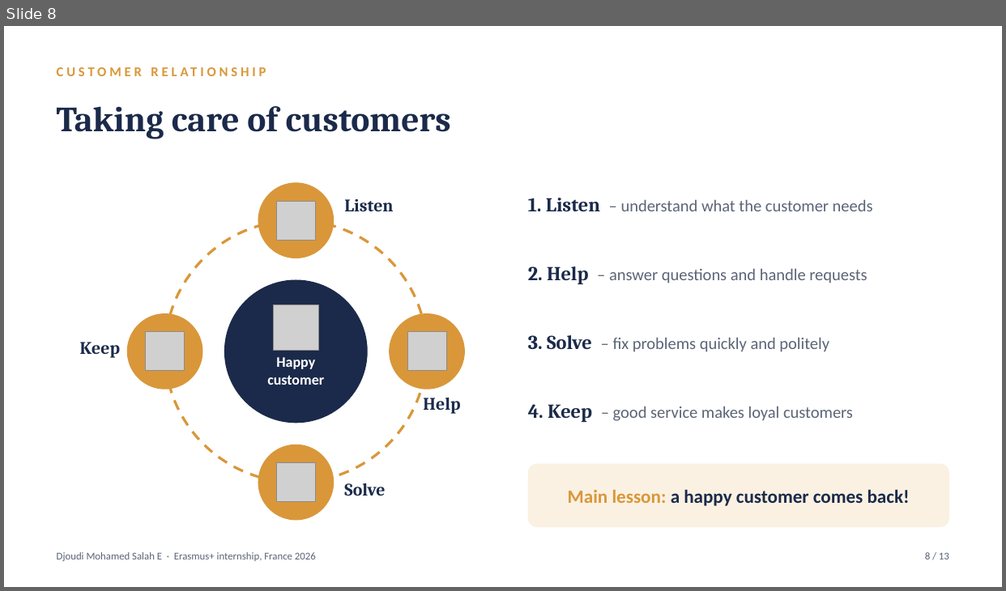
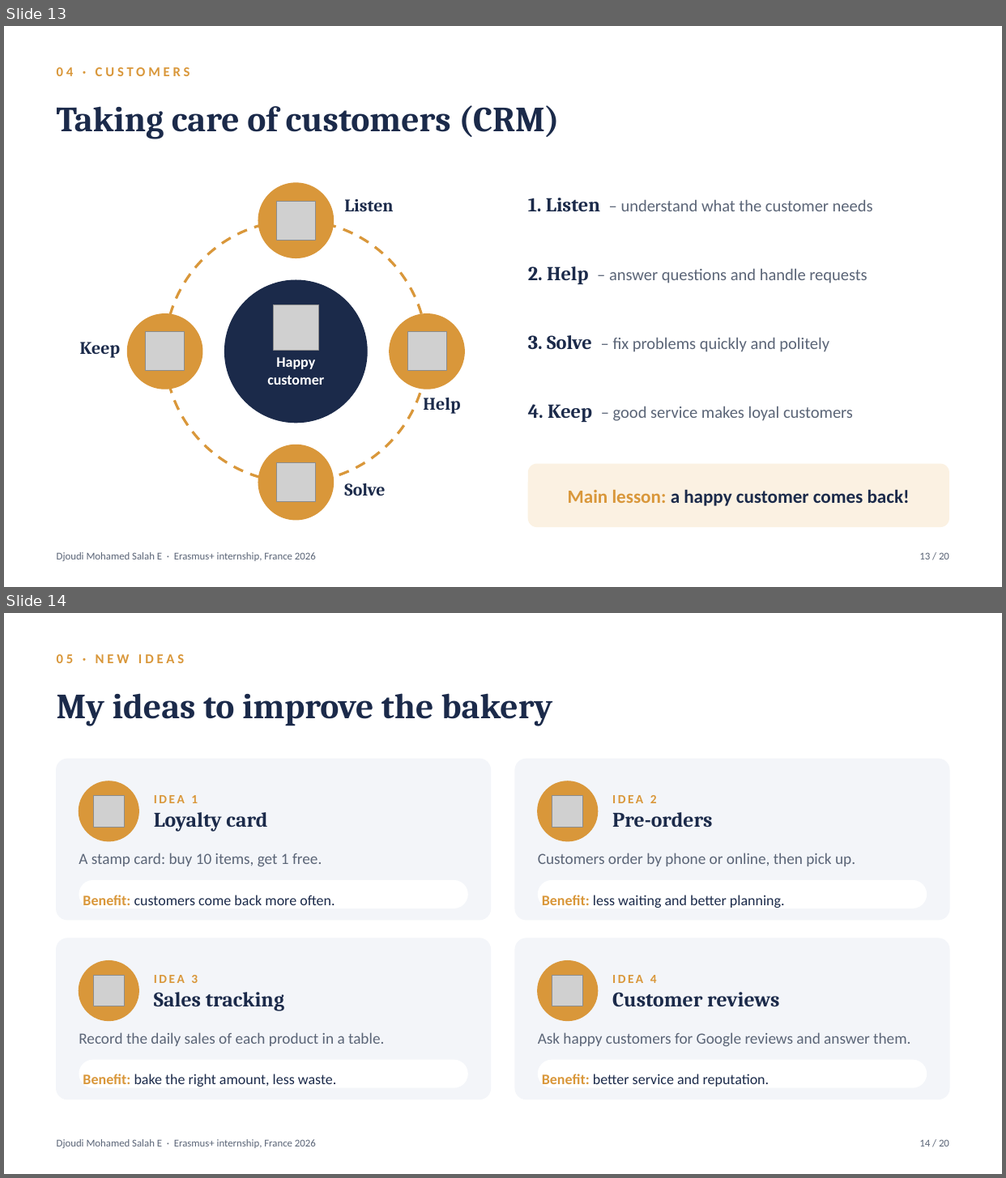
Before and after one commit to djoeeej/djoeeej, a slide deck: france-internship/Internship_France_Defense.pptx. Shown one above the other, each under a label of ours: slide 8 before the commit, slides 13 and 14 after it. The pictures are 1006x591 and 1006x1178 pixels, drawn with LibreOffice and Linux fonts; fonts in the diff are those of the drawing; grey boxes stand for pictures. Boxes give left, top, right and bottom in pixels: in the first picture for what was removed or moved away, otherwise in the second. Text is boxed around its words. In the diff, an @@ line names an element or a change of style, - is before the commit and + after.

```diff
--- a/france-internship/Internship_France_Defense.pptx
+++ b/france-internship/Internship_France_Defense.pptx
@@ slide 14 added at (x1=4, y1=613, x2=1002, y2=1174), background #FFFFFF @@
@@ text added at (x1=57, y1=654, x2=184, y2=663), 13 pt, text #D9973A, bold @@
+05 · NEW IDEAS
@@ text added at (x1=57, y1=693, x2=552, y2=726), 34 pt, text #1B2A4A, bold @@
+My ideas to improve the bakery
@@ rounded rectangle added at (x1=57, y1=759, x2=491, y2=920), fill #F3F5F9, outline #F3F5F9 1 pt @@
@@ ellipse added at (x1=79, y1=781, x2=138, y2=841), fill #D9973A, outline #D9973A 1 pt @@
@@ rounded rectangle added at (x1=515, y1=759, x2=949, y2=920), fill #F3F5F9, outline #F3F5F9 1 pt @@
@@ ellipse added at (x1=538, y1=781, x2=598, y2=841), fill #D9973A, outline #D9973A 1 pt @@
@@ picture added at (x1=93, y1=796, x2=125, y2=827) @@
@@ text added at (x1=154, y1=795, x2=267, y2=831), 20 pt, text #1B2A4A, bold @@
+IDEA 1
+Loyalty card
@@ picture added at (x1=552, y1=796, x2=583, y2=827) @@
@@ text added at (x1=612, y1=795, x2=712, y2=827), 20 pt, text #1B2A4A, bold @@
+IDEA 2
+Pre-orders
@@ text added at (x1=79, y1=853, x2=322, y2=867), 15 pt, text #5B6577 @@
+A stamp card: buy 10 items, get 1 free.
@@ text added at (x1=538, y1=853, x2=855, y2=867), 15 pt, text #5B6577 @@
+Customers order by phone or online, then pick up.
@@ rounded rectangle added at (x1=79, y1=880, x2=468, y2=909), fill #FFFFFF, 14 pt, text #1B2A4A @@
+Benefit: customers come back more often.
@@ rounded rectangle added at (x1=538, y1=880, x2=927, y2=909), fill #FFFFFF, 14 pt, text #1B2A4A @@
+Benefit: less waiting and better planning.
@@ rounded rectangle added at (x1=57, y1=939, x2=491, y2=1100), fill #F3F5F9, outline #F3F5F9 1 pt @@
@@ rounded rectangle added at (x1=515, y1=939, x2=949, y2=1100), fill #F3F5F9, outline #F3F5F9 1 pt @@
@@ ellipse added at (x1=79, y1=961, x2=138, y2=1021), fill #D9973A, outline #D9973A 1 pt @@
@@ picture added at (x1=93, y1=975, x2=125, y2=1007) @@
@@ text added at (x1=154, y1=975, x2=284, y2=1011), 20 pt, text #1B2A4A, bold @@
+IDEA 3
+Sales tracking
@@ ellipse added at (x1=538, y1=961, x2=598, y2=1021), fill #D9973A, outline #D9973A 1 pt @@
@@ picture added at (x1=552, y1=975, x2=583, y2=1007) @@
@@ text added at (x1=612, y1=975, x2=779, y2=1007), 20 pt, text #1B2A4A, bold @@
+IDEA 4
+Customer reviews
@@ text added at (x1=79, y1=1033, x2=384, y2=1046), 15 pt, text #5B6577 @@
+Record the daily sales of each product in a table.
@@ text added at (x1=538, y1=1033, x2=910, y2=1047), 15 pt, text #5B6577 @@
+Ask happy customers for Google reviews and answer them.
@@ rounded rectangle added at (x1=79, y1=1060, x2=468, y2=1088), fill #FFFFFF, 14 pt, text #1B2A4A @@
+Benefit: bake the right amount, less waste.
@@ rounded rectangle added at (x1=538, y1=1060, x2=927, y2=1088), fill #FFFFFF, 14 pt, text #1B2A4A @@
+Benefit: better service and reputation.
@@ text added at (x1=57, y1=1139, x2=316, y2=1148), 10 pt, text #5B6577 @@
+Djoudi Mohamed Salah E · Erasmus+ internship, France 2026
@@ text added at (x1=919, y1=1139, x2=949, y2=1147), 10 pt, text #5B6577 @@
+14 / 20
@@ what was slide 8 is now slide 13 @@
@@ slide 13 changed as well @@
@@ text at (x1=57, y1=67, x2=190, y2=76): text changed @@
-CUSTOMER RELATIONSHIP
+04 · CUSTOMERS
@@ text at (x1=57, y1=105, x2=559, y2=139): text changed @@
-Taking care of customers
+Taking care of customers (CRM)
@@ text at (x1=919, y1=552, x2=949, y2=560): text changed @@
-8 / 13
+13 / 20
```
Also in this commit, not shown: 10 other slides changed, 8 other slides added, 2 slides removed, 2 other files.
